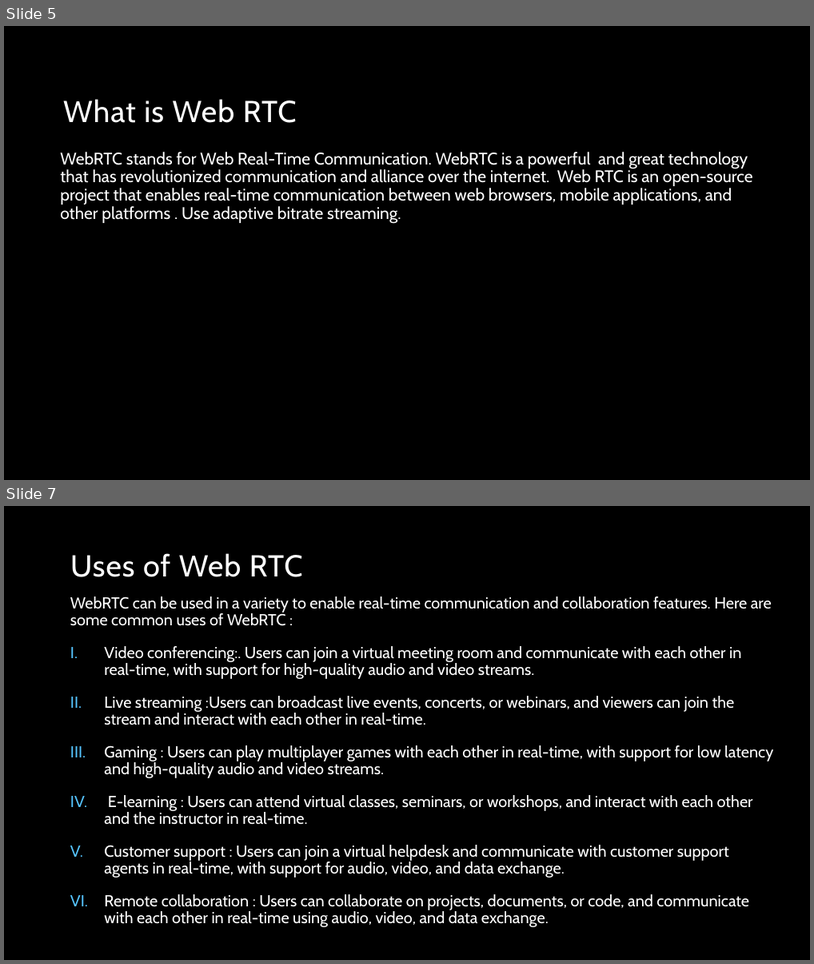
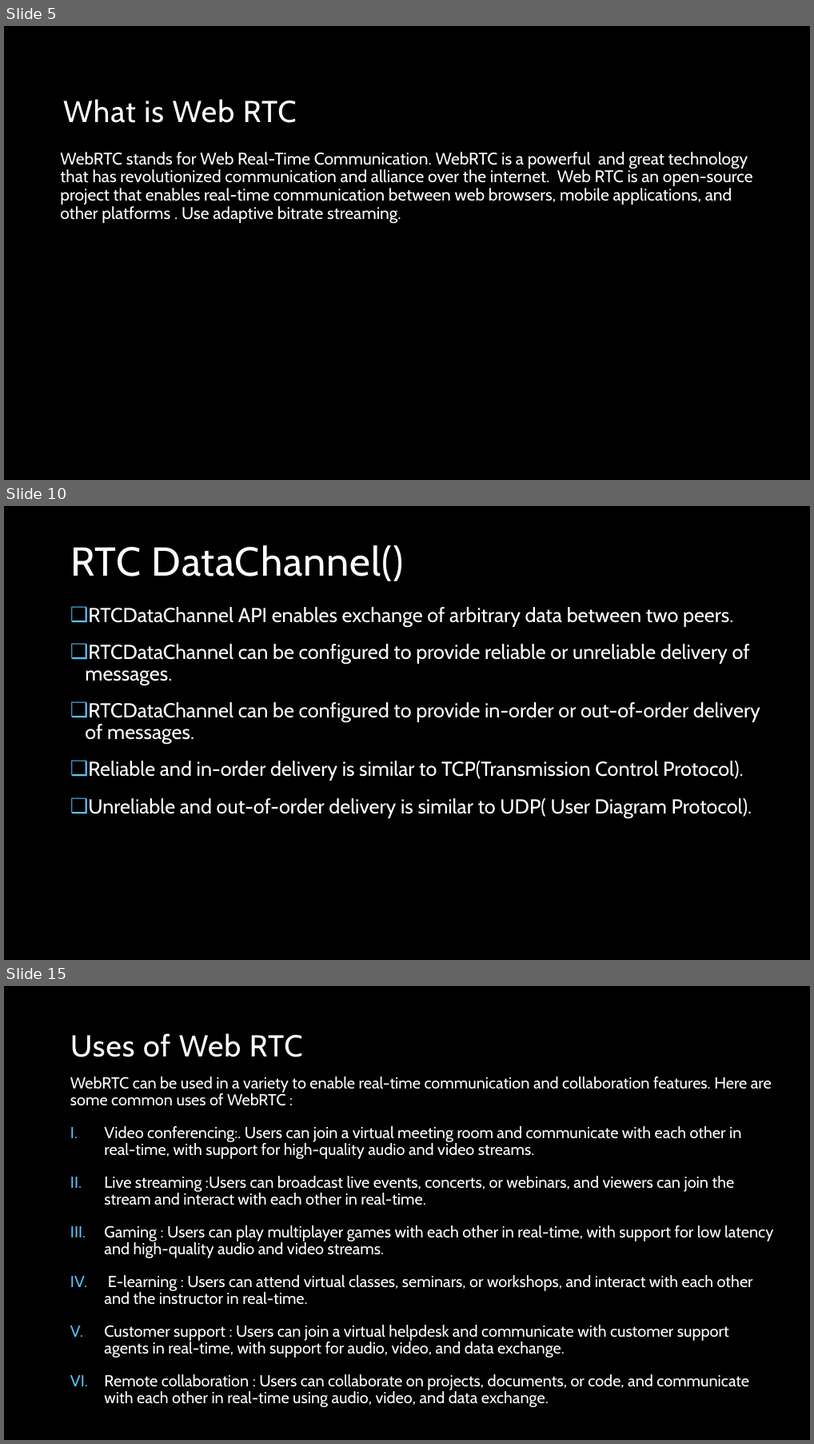
Before and after one commit to musarratChowdhury/ASPNETWEBRTC_PROJECT, a slide deck: Presentation/About WebRTC.pptx. Shown one above the other, each under a label of ours: slides 5 and 7 before the commit, slides 5, 10 and 15 after it; the slides between them are not shown. The pictures are 814x964 and 814x1444 pixels, drawn with LibreOffice and Linux fonts; fonts in the diff are those of the drawing; background and template pictures are left out. Boxes give left, top, right and bottom in pixels: in the first picture for what was removed or moved away, otherwise in the second. Text is boxed around its words. In the diff, an @@ line names an element or a change of style, - is before the commit and + after.

```diff
--- a/Presentation/About WebRTC.pptx
+++ b/Presentation/About WebRTC.pptx
@@ slide 10 added at (4,506,810,960), background picture (left out) @@
@@ title added at (70,545,404,581), 48 pt, text #FFFFFF @@
+RTC DataChannel()
@@ text added at (85,607,761,818), 24 pt, text #FFFFFF @@
+❑ RTCDataChannel API enables exchange of arbitrary data between two peers.
+❑ RTCDataChannel can be configured to provide reliable or unreliable delivery of messages.
+❑ RTCDataChannel can be configured to provide in-order or out-of-order delivery of messages.
+❑ Reliable and in-order delivery is similar to TCP(Transmission Control Protocol).
+❑ Unreliable and out-of-order delivery is similar to UDP( User Diagram Protocol).
@@ what was slide 7 is now slide 15 @@
```
Also in this commit, not shown: 2 slides changed, 7 other slides added, 1 slide removed.
